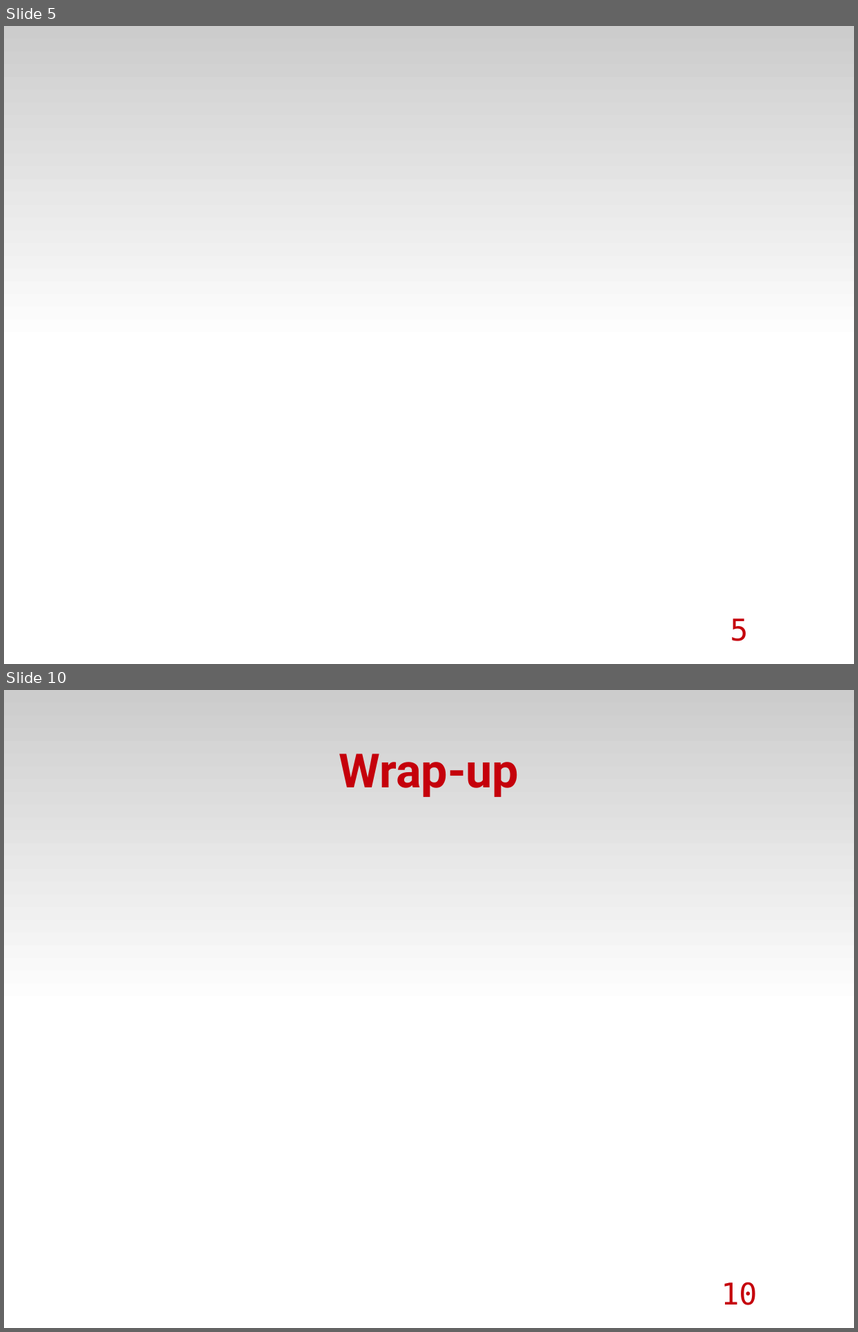
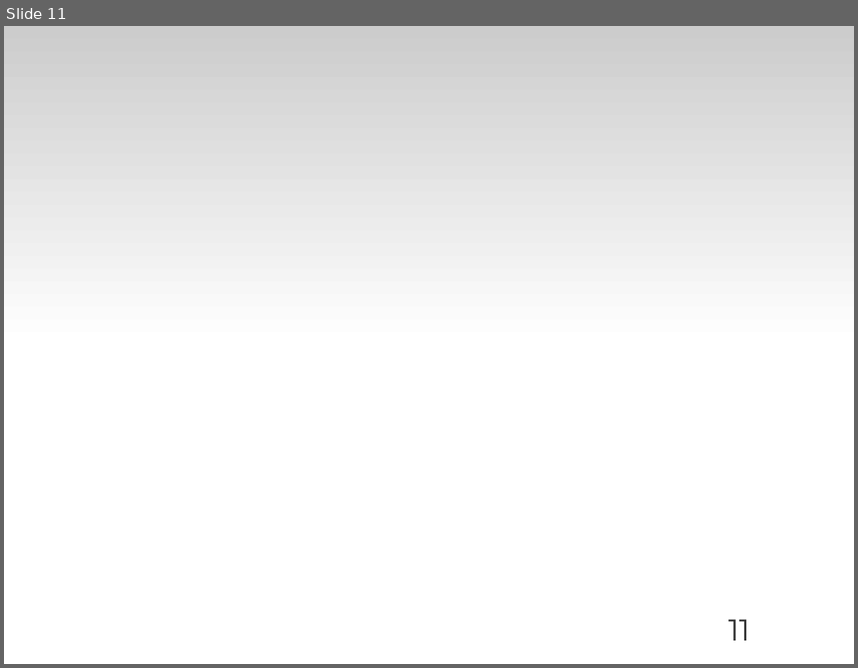
Before and after one commit to zyluo/talk-COSUG-2012, a slide deck: COSUG-2012.odp. Shown one above the other, each under a label of ours: slides 5 and 10 before the commit, slide 11 after it; the slides between them are not shown. The pictures are 858x1332 and 858x668 pixels, drawn with LibreOffice and Linux fonts; fonts in the diff are those of the drawing; background and template pictures are left out. Boxes give left, top, right and bottom in pixels: in the first picture for what was removed or moved away, otherwise in the second. Text is boxed around its words. In the diff, an @@ line names an element or a change of style, - is before the commit and + after.

```diff
--- a/COSUG-2012.odp
+++ b/COSUG-2012.odp
@@ slide 10 removed at [4,690,854,1328], background #FFFFFF; not listed: 1 template element that a slide beside it also shows @@
@@ title removed at [339,753,519,797] @@
-Wrap-up
@@ page number removed at [721,1281,757,1305] @@
-10
@@ what was slide 5 is now slide 11 @@
@@ page number at [728,619,750,640]: text changed; font DejaVu Sans Mono to Montserrat; text colour #C5000B to #333333 @@
-5
+11
```
Also in this commit, not shown: 2 slides changed, 9 slides added, 5 other slides removed.
